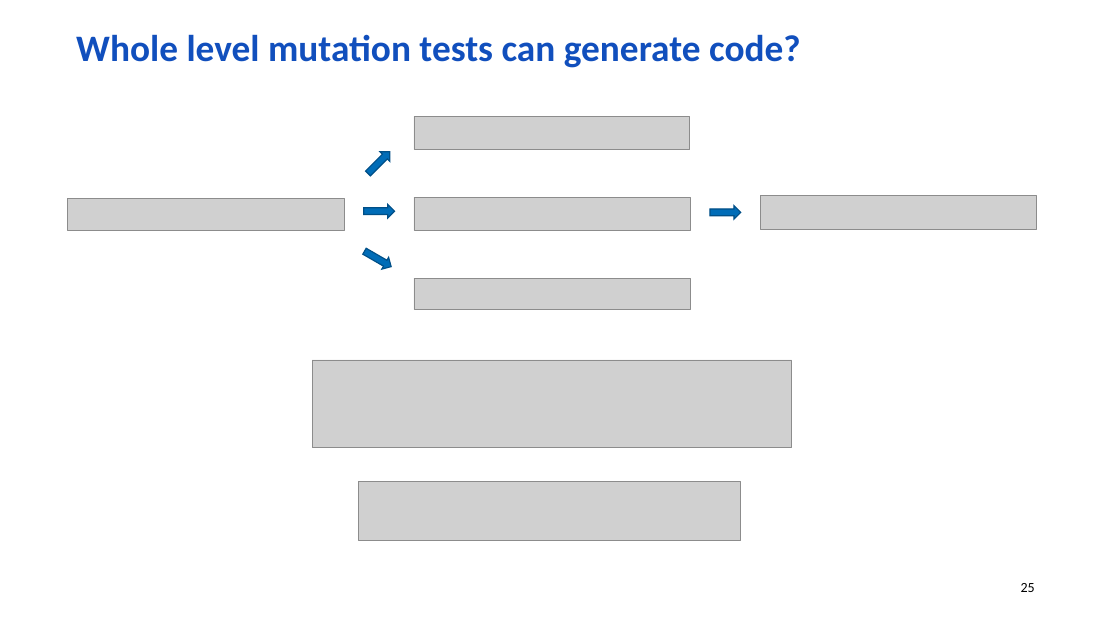
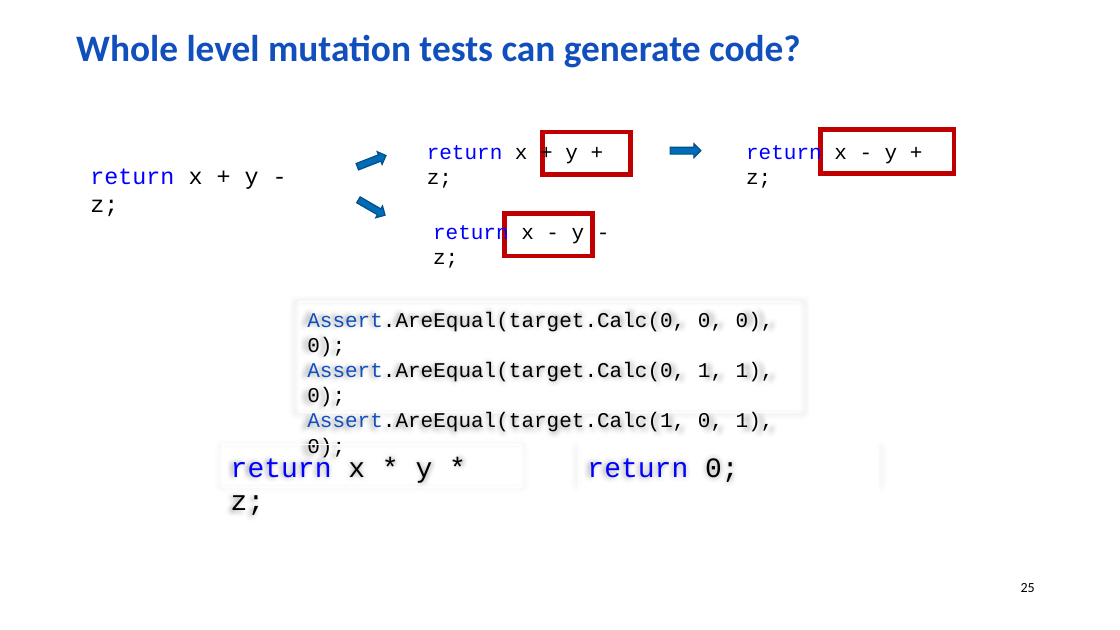
Before and after one commit to wolf-off/Stryker-demo, a slide deck: slide 25 of Mutation net.pptx. Drawn at 1120x630 pixels with LibreOffice and Linux fonts; fonts in the diff are those of the drawing; grey boxes stand for pictures; background and template pictures are left out. Boxes give left, top, right and bottom in pixels: in the first picture for what was removed or moved away, otherwise in the second. Text is boxed around its words. In the diff, an @@ line names an element or a change of style, - is before the commit and + after.

```diff
--- a/Mutation net.pptx
+++ b/Mutation net.pptx
@@ picture removed at (414,116,690,150) @@
@@ right arrow at (355,149,389,173): rotation 315 to 338 degrees @@
@@ text added at (427,145,578,188), 18 pt, text #0000FF @@
+return x + y + z;
@@ rectangle added at (543,132,630,175), outline #C00000 4 pt @@
@@ right arrow: place and size @@
-right arrow at (710,206,741,219)
+right arrow at (670,144,702,158)
@@ text added at (746,144,898,188), 18 pt, text #0000FF @@
+return x - y + z;
@@ rectangle added at (821,129,954,173), outline #C00000 4 pt @@
@@ text added at (90,168,259,216), 20 pt, text #0000FF @@
+return x + y - z;
@@ picture removed at (68,199,344,231) @@
@@ right arrow at (355,194,389,221): rotation 0 to 30 degrees @@
@@ picture removed at (414,197,691,231) @@
@@ picture removed at (760,196,1037,229) @@
@@ text added at (433,224,585,268), 18 pt, text #0000FF @@
+return x - y - z;
@@ rectangle added at (505,213,592,256), outline #C00000 4 pt @@
@@ right arrow removed at (361,245,394,272) @@
@@ picture removed at (414,278,691,310) @@
@@ rectangle added at (299,302,798,412), outline #FFFFFF 0.75 pt, 18 pt, text #000000 @@
+Assert.AreEqual(target.Calc(0, 0, 0), 0);
+Assert.AreEqual(target.Calc(0, 1, 1), 0);
+Assert.AreEqual(target.Calc(1, 0, 1), 0);
@@ picture removed at (312,360,791,448) @@
@@ rectangle added at (223,445,521,487), outline #FFFFFF 0.75 pt, 24 pt, text #0000FF @@
+return x * y * z;
@@ rectangle added at (580,445,878,487), outline #FFFFFF 0.75 pt, 24 pt, text #0000FF @@
+return 0;
@@ picture removed at (359,481,741,541) @@
```
Also in this commit, not shown: 5 other slides changed.
